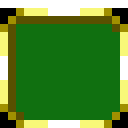
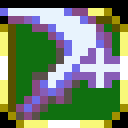
Revision of a layered 128px x 128px image; what changed, layer by layer:
painted on "Layer 2" over [0, 8, 120, 120]
